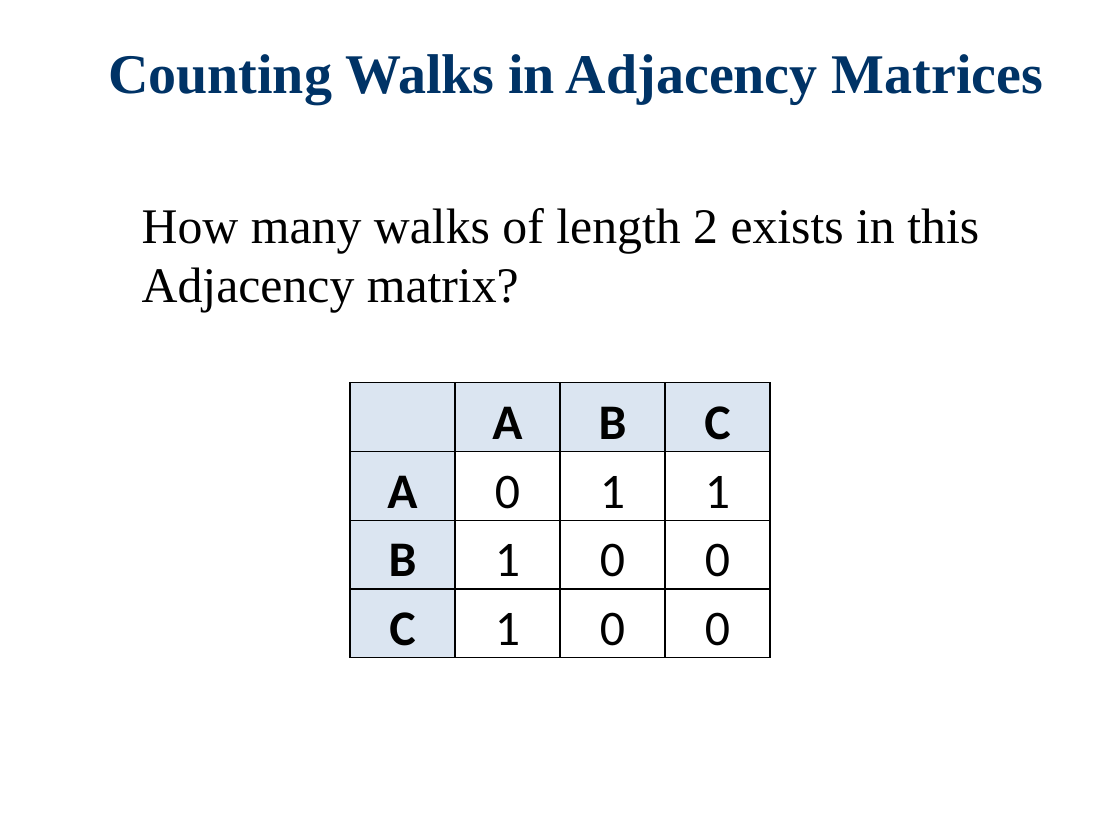
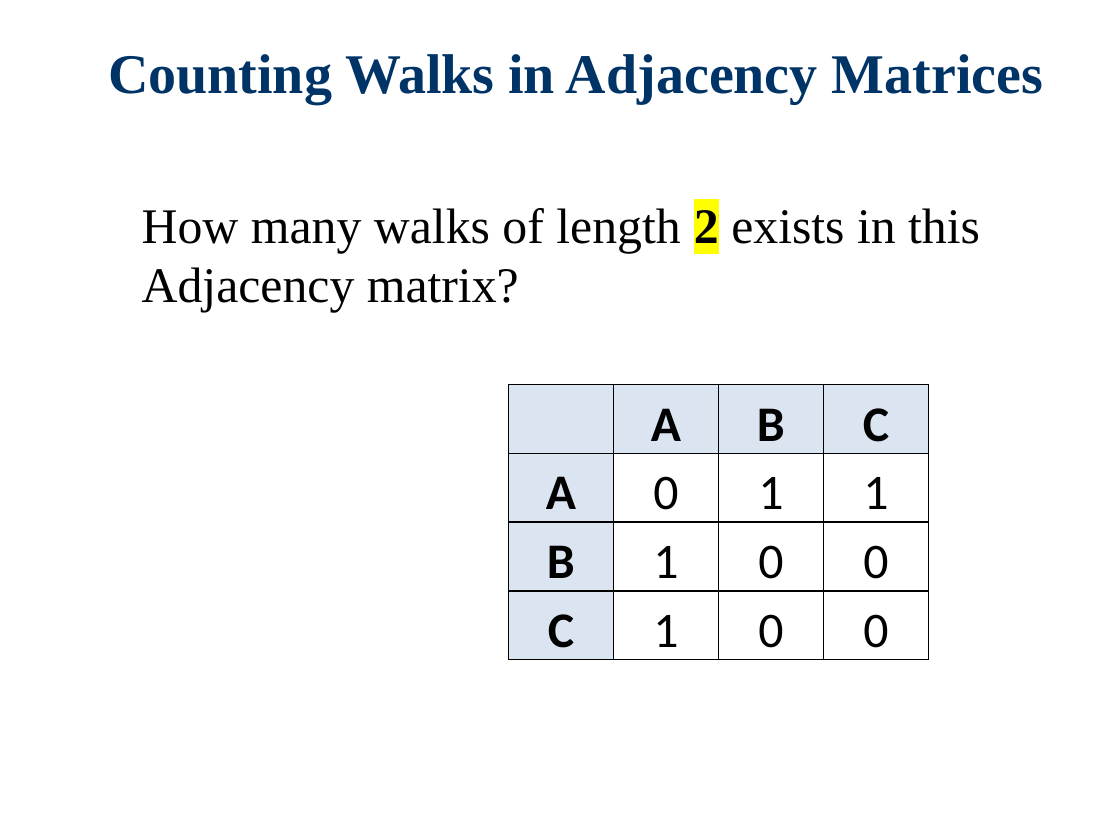
Before and after one commit to Cy-FairCS/cs3, a slide deck: slide 21 of u09a_graphTheory/notes/4a Walks, Trails, Paths, and Cycles/Walks, Trails, Paths, and Cycles.pptx (slide 20 before the commit). Drawn at 1120x840 pixels with LibreOffice and Linux fonts; fonts in the diff are those of the drawing; background and template pictures are left out. Boxes give left, top, right and bottom in pixels: in the first picture for what was removed or moved away, otherwise in the second. Text is boxed around its words. In the diff, an @@ line names an element or a change of style, - is before the commit and + after.

```diff
--- a/u09a_graphTheory/notes/4a Walks, Trails, Paths, and Cycles/Walks, Trails, Paths, and Cycles.pptx
+++ b/u09a_graphTheory/notes/4a Walks, Trails, Paths, and Cycles/Walks, Trails, Paths, and Cycles.pptx
@@ text "How many walks of length ..." at bbox=[142, 208, 980, 312]: highlight none to #FFFF00, bold on in "2" @@
@@ table: place and size @@
-table at bbox=[349, 383, 771, 657]
+table at bbox=[508, 384, 930, 659]
```
Also in this commit, not shown: 4 other slides changed, 2 slides added.
